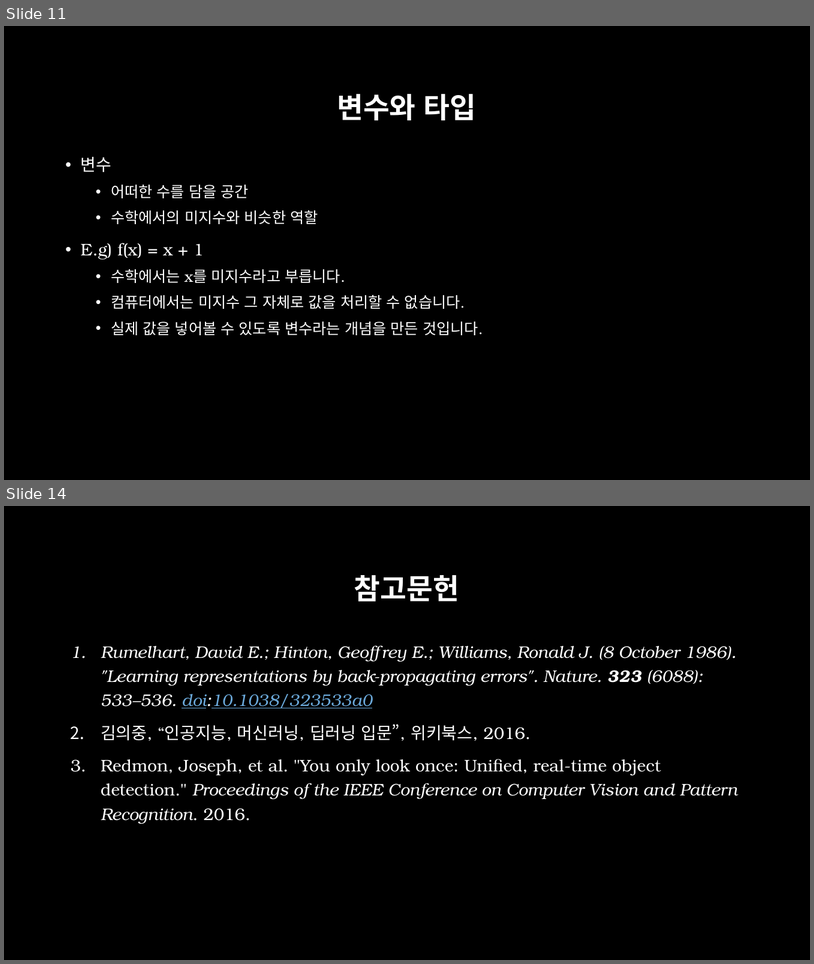
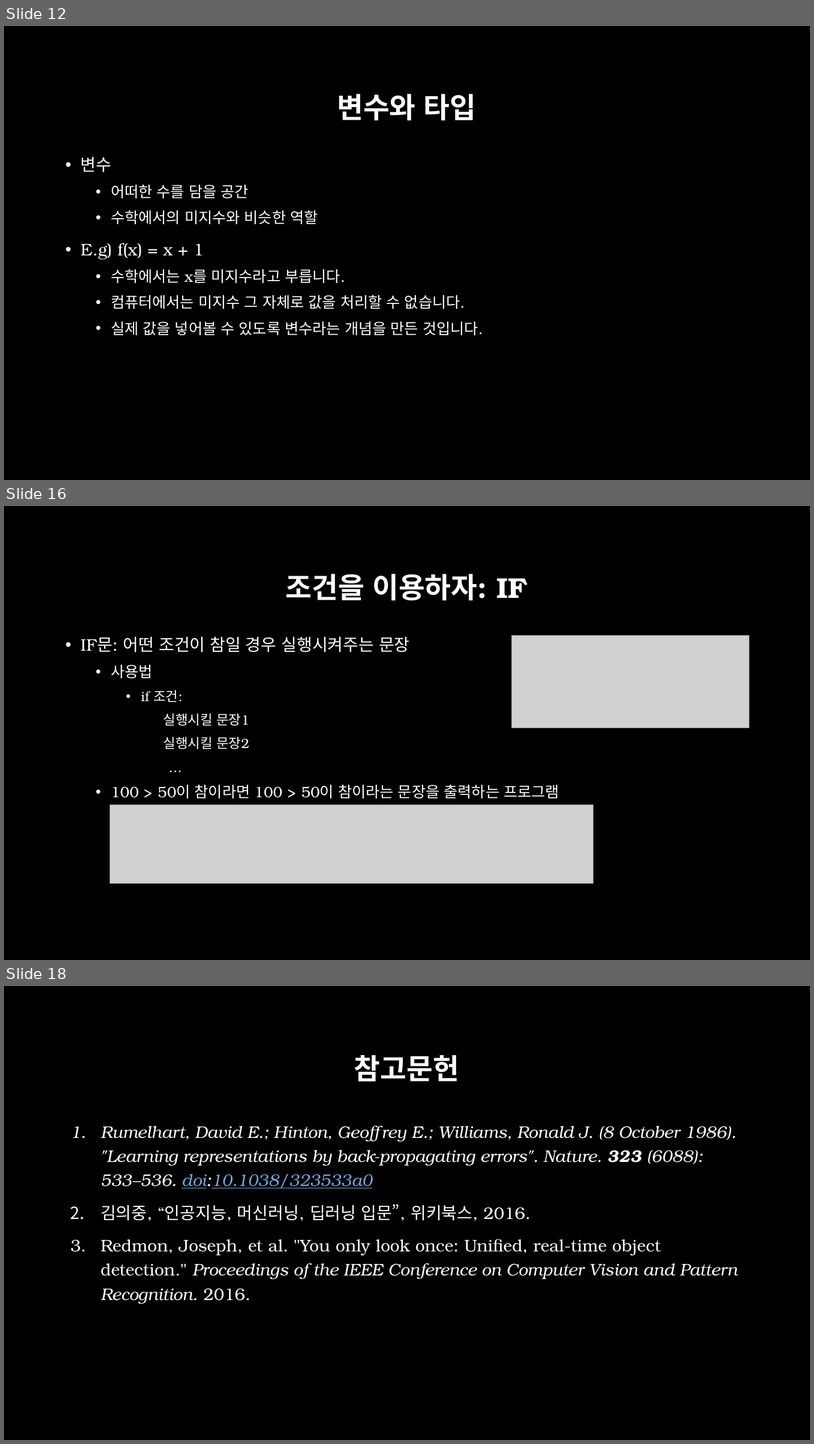
Before and after one commit to across0406/2017-GNU-Science-Camp-of-Computer-Science, a slide deck: ppt/2. 실습환경 및 Python 기초.pptx. Shown one above the other, each under a label of ours: slides 11 and 14 before the commit, slides 12, 16 and 18 after it; the slides between them are not shown. The pictures are 814x964 and 814x1444 pixels, drawn with LibreOffice and Linux fonts; fonts in the diff are those of the drawing; grey boxes stand for pictures; background and template pictures are left out. Boxes give left, top, right and bottom in pixels: in the first picture for what was removed or moved away, otherwise in the second. Text is boxed around its words. In the diff, an @@ line names an element or a change of style, - is before the commit and + after.

```diff
--- a/ppt/2. 실습환경 및 Python 기초.pptx
+++ b/ppt/2. 실습환경 및 Python 기초.pptx
@@ slide 16 added at (4, 506, 810, 960), background picture (left out) @@
@@ title added at (286, 574, 528, 601), 34 pt, text #FFFFFF, bold @@
+조건을 이용하자: IF
@@ text added at (81, 636, 560, 798), 18 pt, text #FFFFFF @@
+• IF문: 어떤 조건이 참일 경우 실행시켜주는 문장
+  • 사용법
+    • if 조건:
+    실행시킬 문장1
+    실행시킬 문장2
+    …
+  • 100 > 50이 참이라면 100 > 50이 참이라는 문장을 출력하는 프로그램
@@ picture added at (512, 636, 749, 728) @@
@@ picture added at (110, 805, 594, 883) @@
@@ what was slide 11 is now slide 12 @@
@@ what was slide 14 is now slide 18 @@
```
Also in this commit, not shown: 5 slides changed, 3 other slides added, 5 other files.
